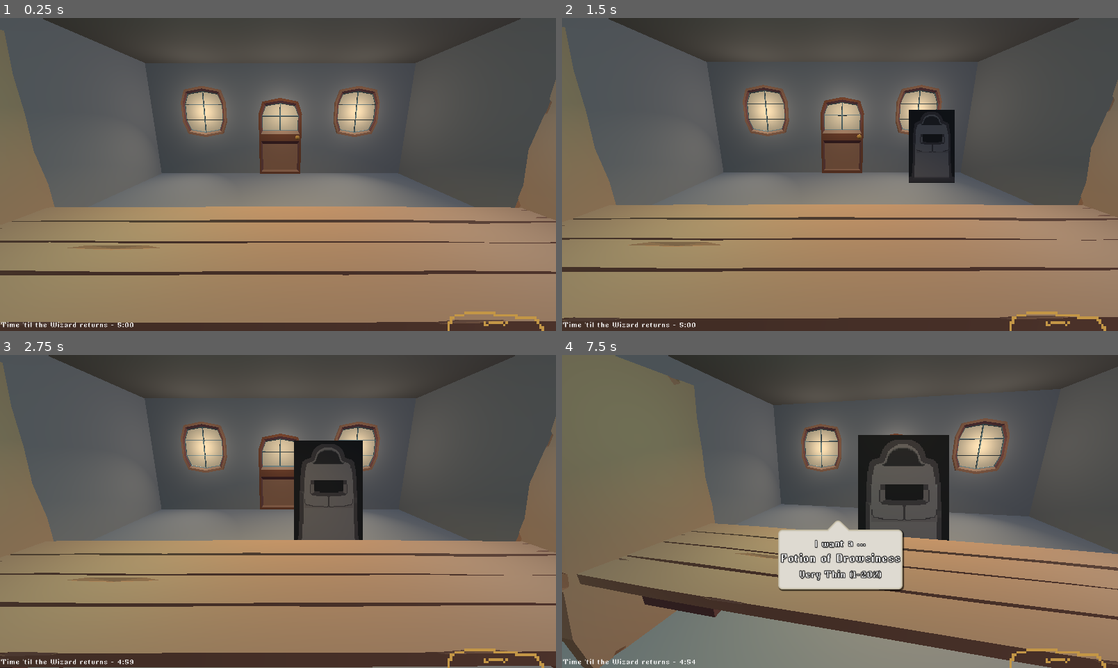
Above: before the commit, frames 1-4 (two rows, left to right).
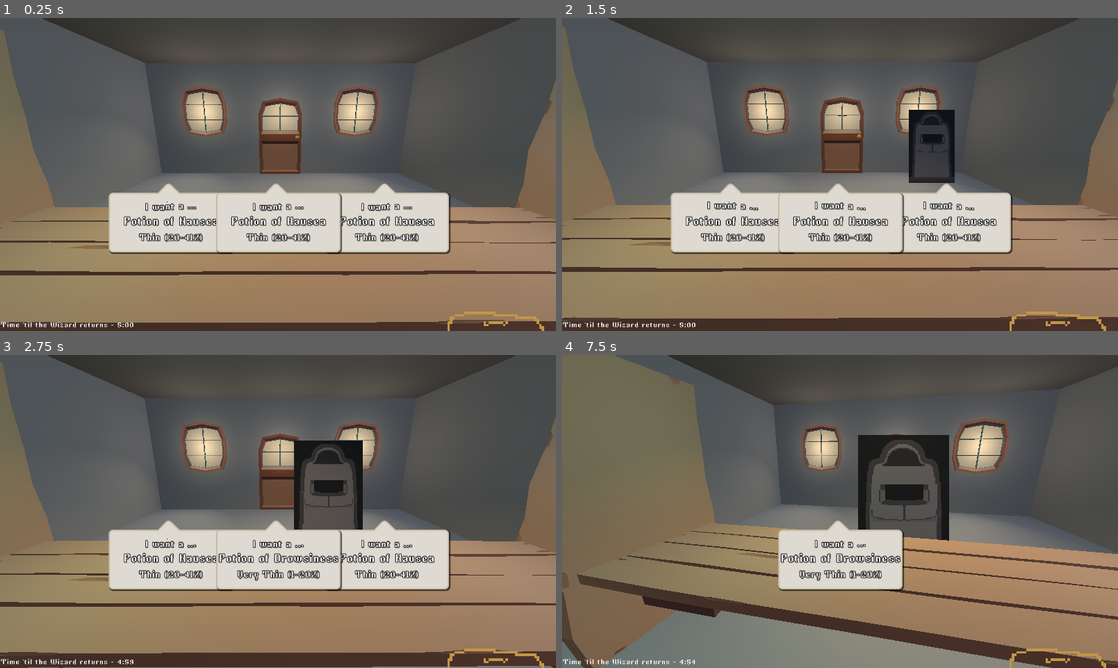
Above: after the commit, the same moments.

Repository: abilliontrillionstars/potion-meld
Game: Godot game, scene res://Scenes/game.tscn
Two runs of this game, one before a commit and one after it. Both use one fixed random seed, a clock stepped at 60 frames per second and the inputs below.
Inputs (mouse positions are in pixels of both pictures, inside the frame that each line leads up to):
- Up to frame 1 (0.25 s): no input
- Up to frame 2 (1.5 s): click (795, 143) at 0.5 s; click (795, 143) at 1.25 s
- Up to frame 3 (2.75 s): click (233, 480) at 2 s
- Up to frame 4 (7.5 s): move the mouse to (962, 495) at 2.77 s; tap one key every 0.75 s from 2.85 s: R (ChangeColor) Left (look_left) Right (look_right) R (ChangeColor) Left (look_left) Right (look_right) R (ChangeColor); move the mouse to (728, 527) at 3.52 s; move the mouse to (895, 442) at 4.27 s; move the mouse to (812, 574) at 5.02 s; move the mouse to (1006, 558) at 5.77 s; move the mouse to (673, 464) at 6.52 s; move the mouse to (867, 511) at 7.27 s

The runs differ from the first frame. In frame 1, 12% of the frame differs, in the area x 19-81%, y 52-76%; in frame 2, 12%; in frame 3, 12%; in frame 4, less than 0.1%.

Commit message:
Changed customer_view mouse triggers to not block events

Diff:
--- a/potion-meld/Scenes/PackedScenes/customer_view.tscn
+++ b/potion-meld/Scenes/PackedScenes/customer_view.tscn
@@ -67,6 +67,7 @@
 grow_horizontal = 2
 grow_vertical = 2
 pivot_offset = Vector2(102.5, 129)
+mouse_filter = 1
 theme_override_styles/panel = SubResource("StyleBoxFlat_nnt18")
 
 [node name="RightCustomer" type="Panel" parent="."]
@@ -83,6 +84,7 @@
 grow_horizontal = 2
 grow_vertical = 2
 pivot_offset = Vector2(102.5, 129)
+mouse_filter = 1
 theme_override_styles/panel = SubResource("StyleBoxFlat_nb51f")
 
 [node name="LeftCustomer" type="Panel" parent="."]
@@ -99,10 +101,10 @@
 grow_horizontal = 2
 grow_vertical = 2
 pivot_offset = Vector2(102.5, 129)
+mouse_filter = 1
 theme_override_styles/panel = SubResource("StyleBoxFlat_nb51f")
 
 [node name="LeftOrderBubble" type="Control" parent="."]
-visible = false
 show_behind_parent = true
 anchors_preset = 0
 offset_left = 240.0
@@ -190,7 +192,6 @@
 horizontal_alignment = 1
 
 [node name="MiddleOrderBubble" type="Control" parent="."]
-visible = false
 show_behind_parent = true
 z_index = 1
 anchors_preset = 0
@@ -279,7 +280,6 @@
 horizontal_alignment = 1
 
 [node name="RightOrderBubble" type="Control" parent="."]
-visible = false
 show_behind_parent = true
 anchors_preset = 0
 offset_left = 688.0
